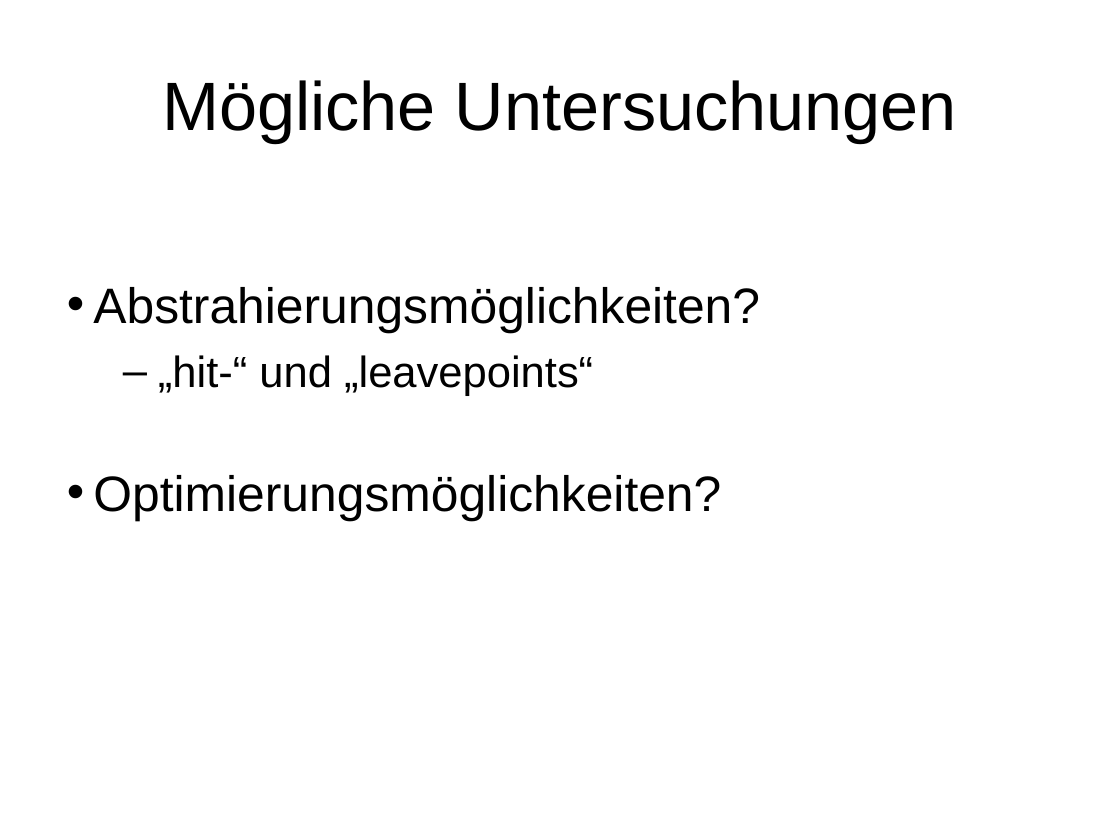
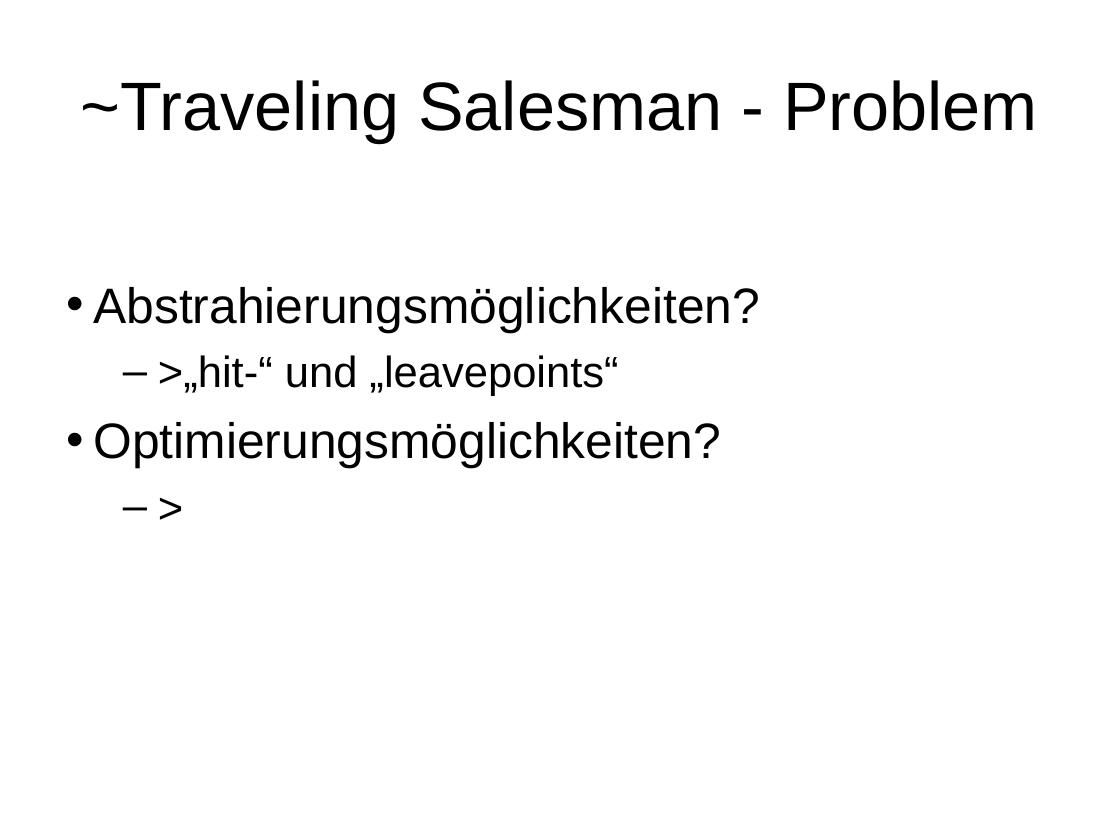
Before and after one commit to khase/MotionPlanning, a slide deck: slide 6 of Seminar/Themenvorschlag-3D-Print.ppt (slide 3 before the commit). Drawn at 1120x840 pixels with LibreOffice and Linux fonts; fonts in the diff are those of the drawing. Boxes give left, top, right and bottom in pixels: in the first picture for what was removed or moved away, otherwise in the second. Text is boxed around its words. In the diff, an @@ line names an element or a change of style, - is before the commit and + after.

```diff
--- a/Seminar/Themenvorschlag-3D-Print.ppt
+++ b/Seminar/Themenvorschlag-3D-Print.ppt
@@ title at [81, 80, 1038, 143]: text changed @@
-Mögliche Untersuchungen
+~Traveling Salesman - Problem
@@ text at [93, 287, 760, 469]: paragraph added @@
+  – >
@@ text at [158, 355, 618, 396]: text changed @@
-  – „hit-“ und „leavepoints“
+  – >„hit-“ und „leavepoints“
```
Also in this commit, not shown: 1 other slide changed, 4 slides added, 1 slide removed, 26 other files.
